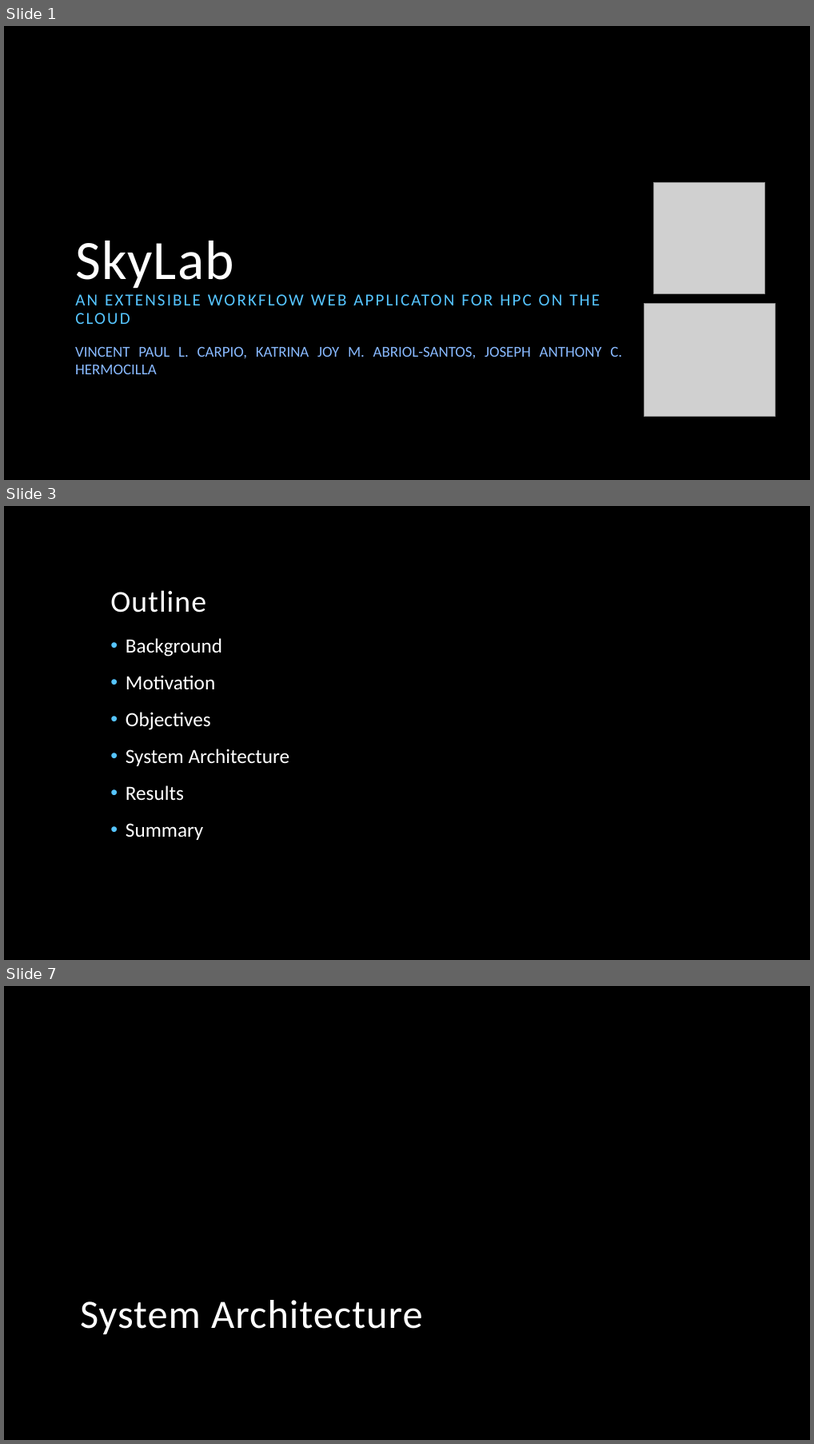
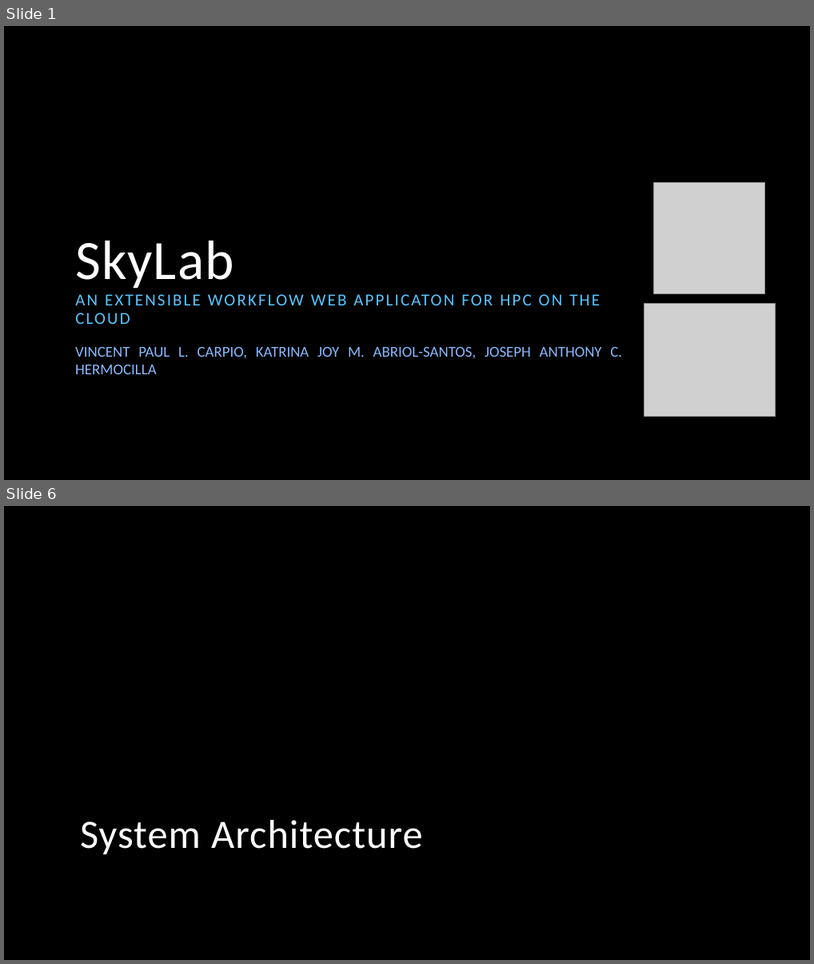
Before and after one commit to vincentpaul12/SkyLab-Files, a slide deck: pcsc_skylab.pptx. Shown one above the other, each under a label of ours: slides 1, 3 and 7 before the commit, slides 1 and 6 after it; the slides between them are not shown. The pictures are 814x1444 and 814x964 pixels, drawn with LibreOffice and Linux fonts; fonts in the diff are those of the drawing; grey boxes stand for pictures; background and template pictures are left out. Boxes give left, top, right and bottom in pixels: in the first picture for what was removed or moved away, otherwise in the second. Text is boxed around its words. In the diff, an @@ line names an element or a change of style, - is before the commit and + after.

```diff
--- a/pcsc_skylab.pptx
+++ b/pcsc_skylab.pptx
@@ slide 3 removed at bbox=[4, 506, 810, 960], background picture (left out) @@
@@ title removed at bbox=[110, 590, 206, 612] @@
-Outline
@@ text removed at bbox=[126, 638, 290, 840] @@
-• Background
-• Motivation
-• Objectives
-• System Architecture
-• Results
-• Summary
@@ what was slide 7 is now slide 6 @@
```
Also in this commit, not shown: 11 slides changed, 1 slide added, 1 other slide removed.
